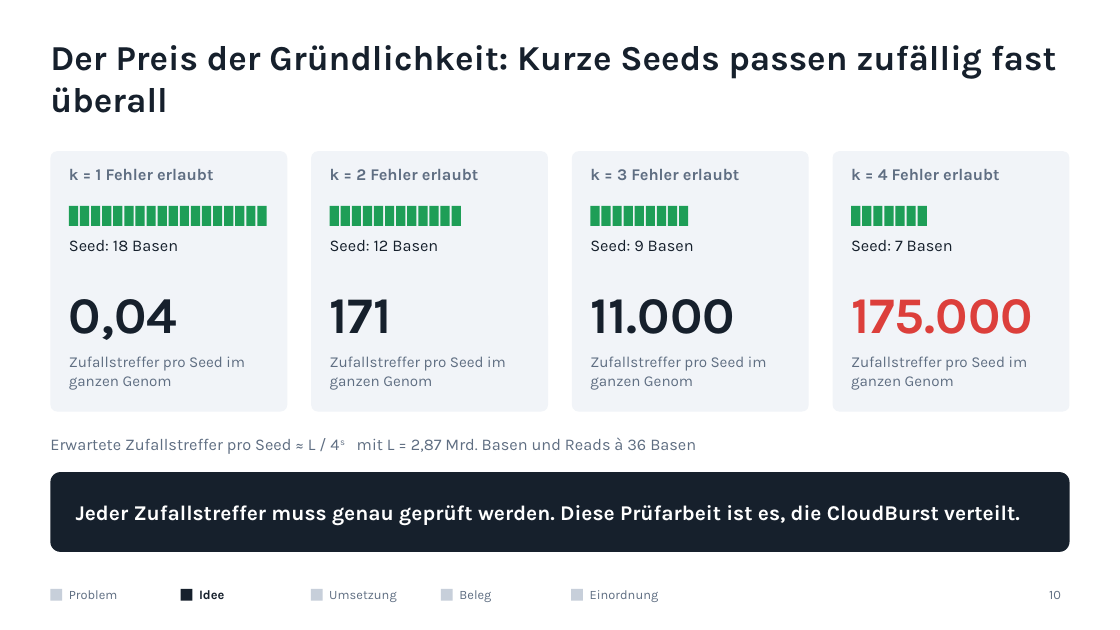
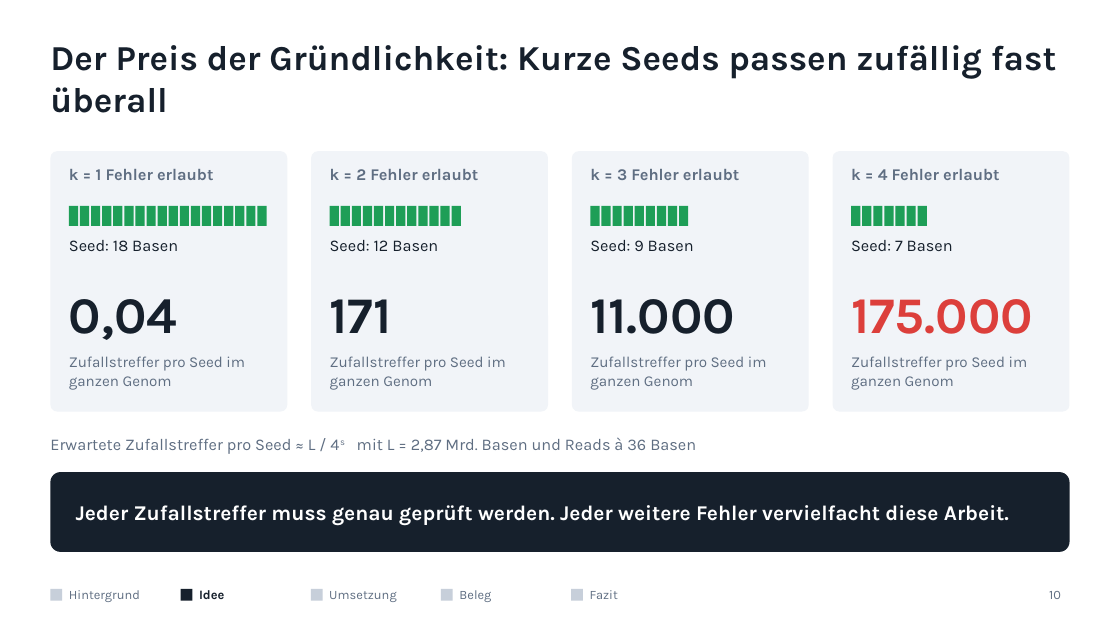
Before and after one commit to mawehl/BigData, a slide deck: slide 10 of CloudBurst_Vortrag.pptx. Drawn at 1120x630 pixels with LibreOffice and Linux fonts; fonts in the diff are those of the drawing. Boxes give left, top, right and bottom in pixels: in the first picture for what was removed or moved away, otherwise in the second. Text is boxed around its words. In the diff, an @@ line names an element or a change of style, - is before the commit and + after.

```diff
--- a/CloudBurst_Vortrag.pptx
+++ b/CloudBurst_Vortrag.pptx
@@ text at [76, 505, 1009, 526]: text changed @@
-Jeder Zufallstreffer muss genau geprüft werden. Diese Prüfarbeit ist es, die CloudBurst verteilt.
+Jeder Zufallstreffer muss genau geprüft werden. Jeder weitere Fehler vervielfacht diese Arbeit.
@@ text at [69, 590, 140, 602]: text changed @@
-Problem
+Hintergrund
@@ text at [590, 590, 618, 599]: text changed @@
-Einordnung
+Fazit
```
Also in this commit, not shown: 20 other slides changed, 1 other file.
